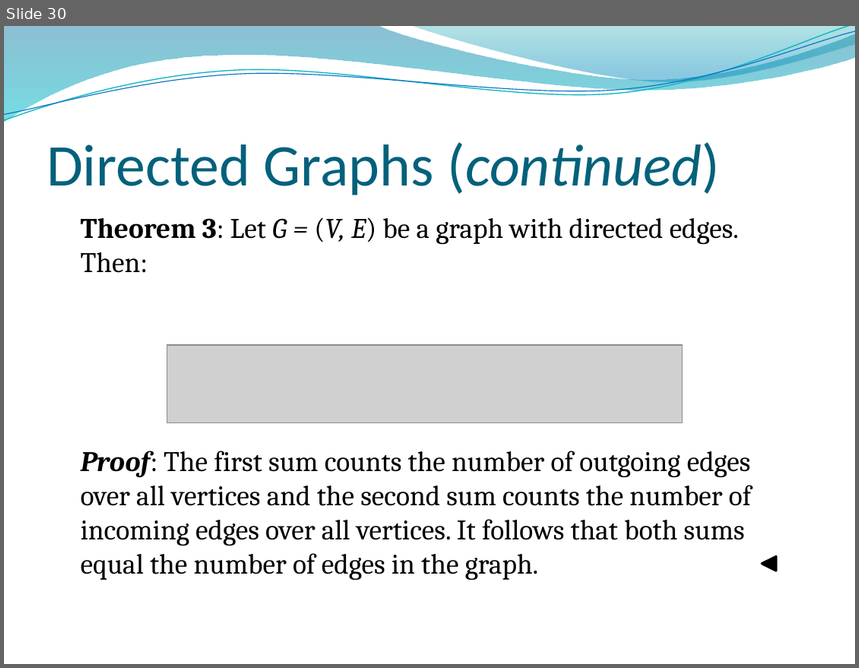
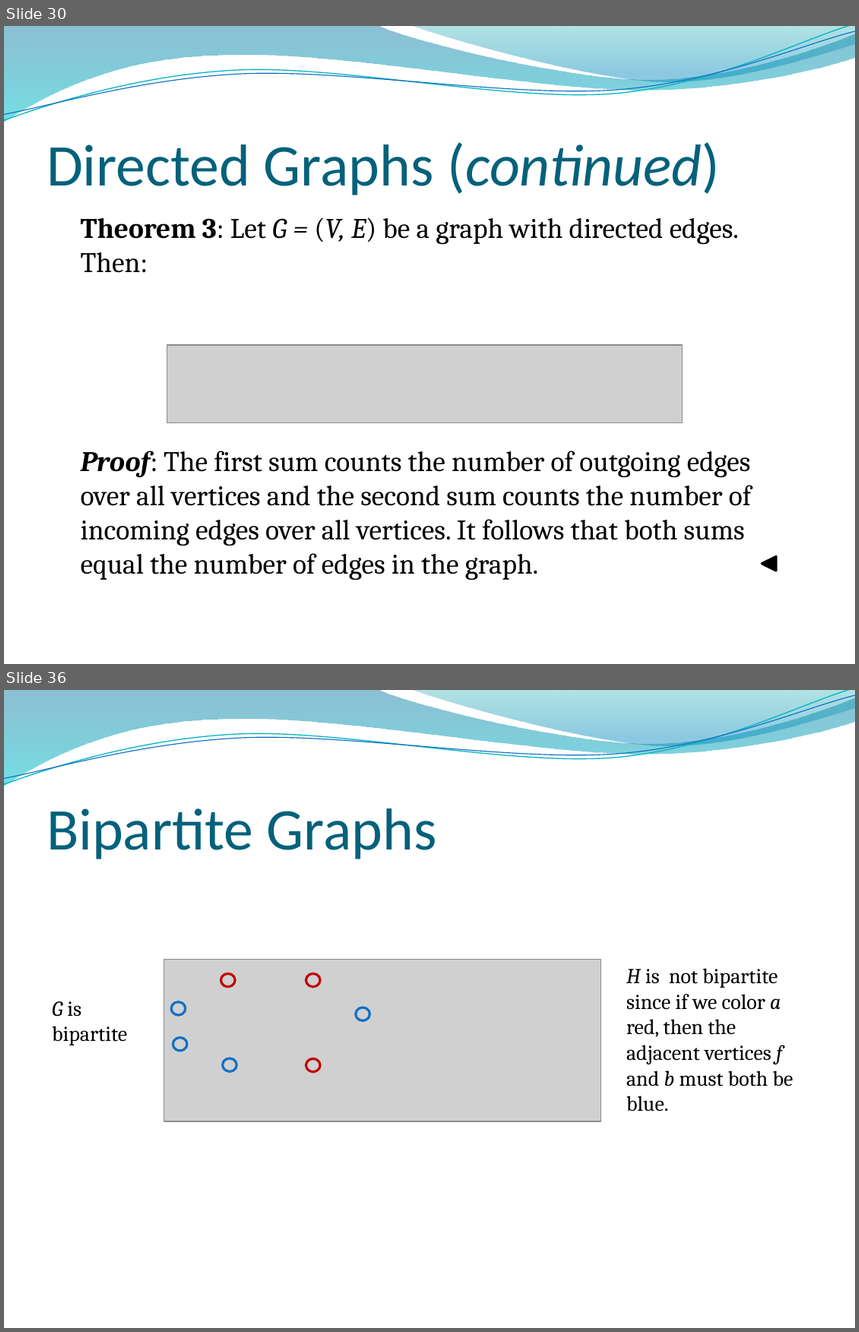
Before and after one commit to lin-chen-GA/lin-chen-GA.github.io, a slide deck: cs2620/slides/cs2620_notes10.pptx. Shown one above the other, each under a label of ours: slide 30 before the commit, slides 30 and 36 after it; the slides between them are not shown. The pictures are 859x668 and 859x1332 pixels, drawn with LibreOffice and Linux fonts; fonts in the diff are those of the drawing; grey boxes stand for pictures; background and template pictures are left out. Boxes give left, top, right and bottom in pixels: in the first picture for what was removed or moved away, otherwise in the second. Text is boxed around its words. In the diff, an @@ line names an element or a change of style, - is before the commit and + after.

```diff
--- a/cs2620/slides/cs2620_notes10.pptx
+++ b/cs2620/slides/cs2620_notes10.pptx
@@ slide 36 added at bbox=[4, 690, 855, 1328], background picture (left out); not listed: 4 template elements that a slide beside it also shows @@
@@ title added at bbox=[47, 809, 437, 859], 50 pt, text #04617B @@
+Bipartite Graphs
@@ picture added at bbox=[164, 960, 601, 1122] @@
@@ ellipse added at bbox=[221, 973, 236, 987], outline #C00000 2 pt @@
@@ ellipse added at bbox=[306, 973, 321, 987], outline #C00000 2 pt @@
@@ text added at bbox=[626, 968, 794, 1112], 18 pt, text #000000 @@
+H is not bipartite
+since if we color a red, then the adjacent vertices f and b must both be blue.
@@ text added at bbox=[52, 1002, 127, 1046], 18 pt, text #000000 @@
+G is bipartite
@@ ellipse added at bbox=[171, 1002, 186, 1016], outline #0F6FC6 2 pt @@
@@ ellipse added at bbox=[356, 1008, 370, 1021], outline #0F6FC6 2 pt @@
@@ ellipse added at bbox=[173, 1038, 187, 1052], outline #0F6FC6 2 pt @@
@@ ellipse added at bbox=[223, 1059, 237, 1072], outline #0F6FC6 2 pt @@
@@ ellipse added at bbox=[306, 1059, 321, 1072], outline #C00000 2 pt @@
```
Also in this commit, not shown: 13 slides changed, 3 other files.
